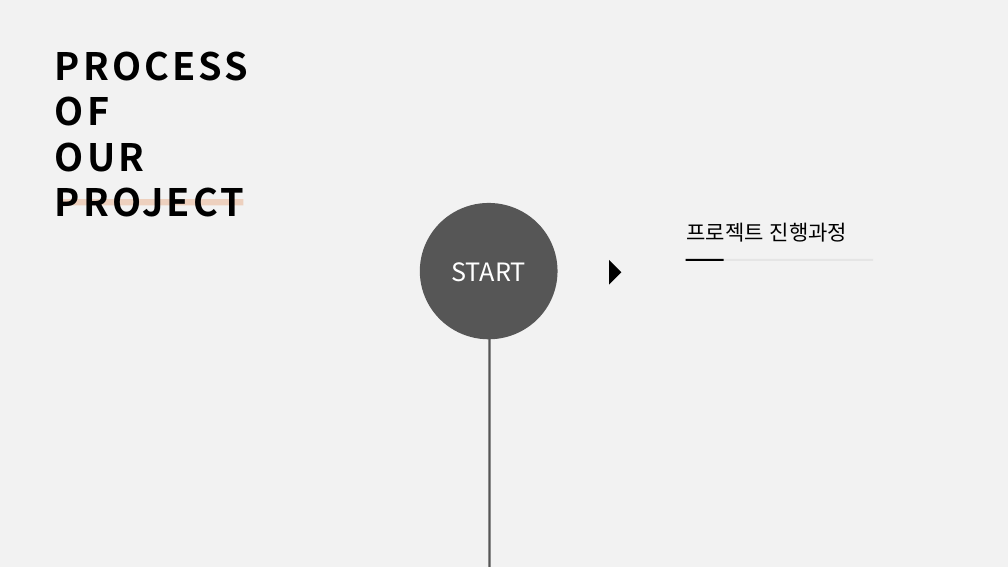
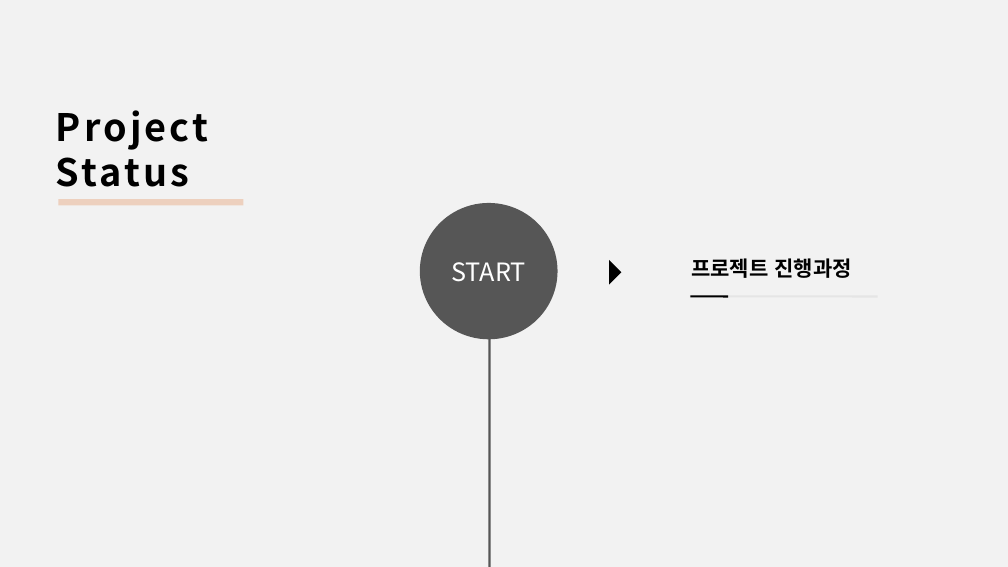
Before and after one commit to tjdans1114/PITT, a slide deck: slide 10 of Documents/창의적통합설계0921발표.pptx (slide 7 before the commit). Drawn at 1008x567 pixels with LibreOffice and Linux fonts; fonts in the diff are those of the drawing. Boxes give left, top, right and bottom in pixels: in the first picture for what was removed or moved away, otherwise in the second. Text is boxed around its words. In the diff, an @@ line names an element or a change of style, - is before the commit and + after.

```diff
--- a/Documents/창의적통합설계0921발표.pptx
+++ b/Documents/창의적통합설계0921발표.pptx
@@ text at (56, 110, 208, 187): text changed @@
-PROCESS
-OF
-OUR
-PROJECT
+Project
+Status
@@ text "프로젝트 진행과정" at (691, 258, 851, 278): bold on @@
@@ 2 lines, 1 text: place and size @@
-2 lines, 1 text at (685, 222, 873, 260)
+2 lines, 1 text at (690, 258, 878, 296)
```
Also in this commit, not shown: 10 other slides changed, 3 slides added, 6 other files.
